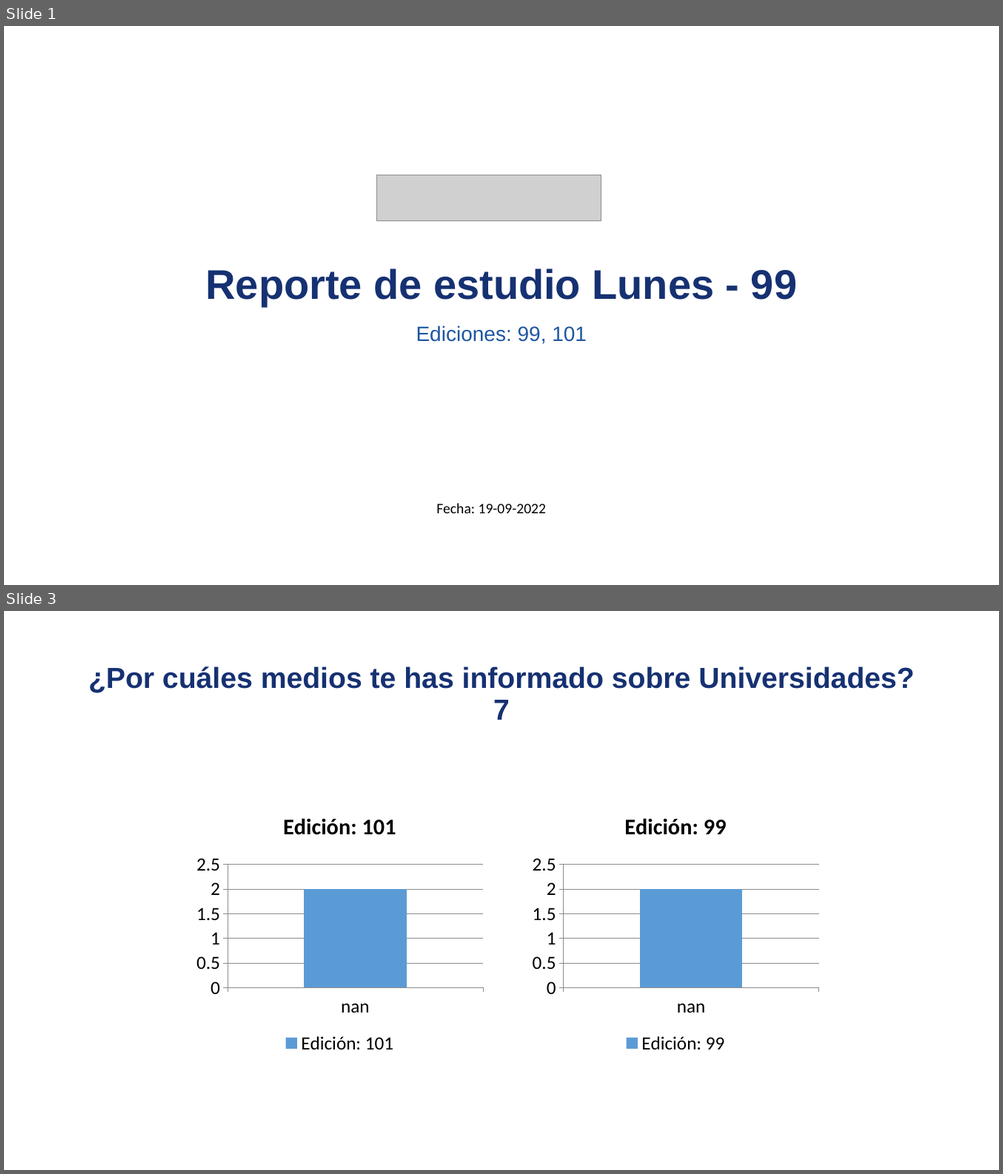
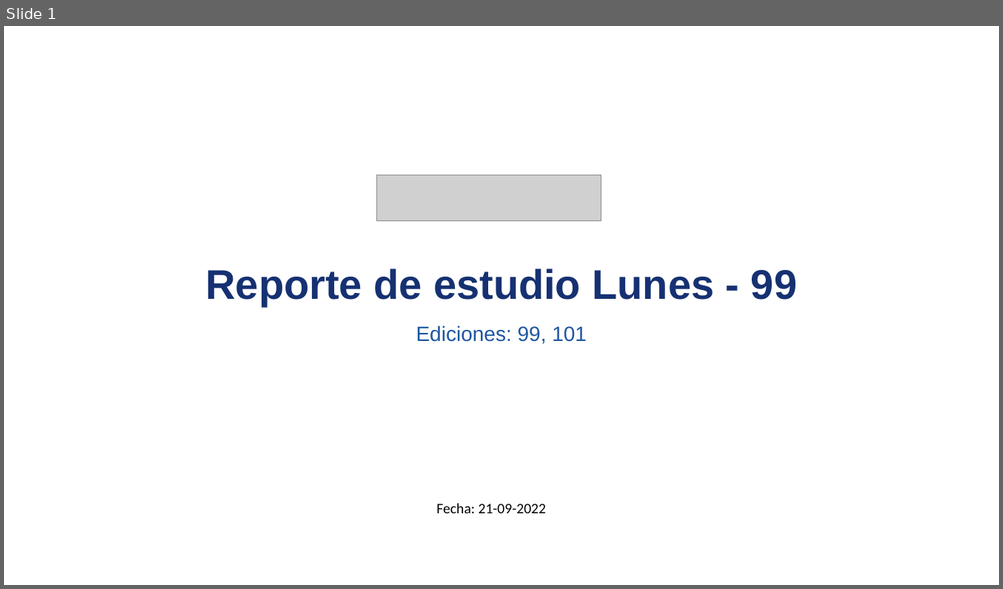
Before and after one commit to david-monroy/sistema-aid, a slide deck: sistemaaid/backend/ia/presentaciones/pruebapresentaciones.pptx. Shown one above the other, each under a label of ours: slides 1 and 3 before the commit, slide 1 after it; the slides between them are not shown. The pictures are 1003x1174 and 1003x589 pixels, drawn with LibreOffice and Linux fonts; fonts in the diff are those of the drawing; grey boxes stand for pictures. Boxes give left, top, right and bottom in pixels: in the first picture for what was removed or moved away, otherwise in the second. Text is boxed around its words. In the diff, an @@ line names an element or a change of style, - is before the commit and + after.

```diff
--- a/sistemaaid/backend/ia/presentaciones/pruebapresentaciones.pptx
+++ b/sistemaaid/backend/ia/presentaciones/pruebapresentaciones.pptx
@@ slide 3 removed at <box>4,611,999,1170</box>, background #FFFFFF @@
@@ title removed at <box>88,667,914,720</box> @@
-¿Por cuáles medios te has informado sobre Universidades? 7
@@ column chart removed at <box>190,797,489,1059</box> @@
-title "Edición: 101"
-categories: nan
-Edición: 101: 2
@@ column chart removed at <box>526,797,825,1059</box> @@
-title "Edición: 99"
-categories: nan
-Edición: 99: 2
@@ slide 1 changed as well @@
@@ text at <box>436,503,546,514</box>: text changed @@
-Fecha: 19-09-2022
+Fecha: 21-09-2022
```
Also in this commit, not shown: 1 other slide changed, 4 other slides removed, 1 other file.
